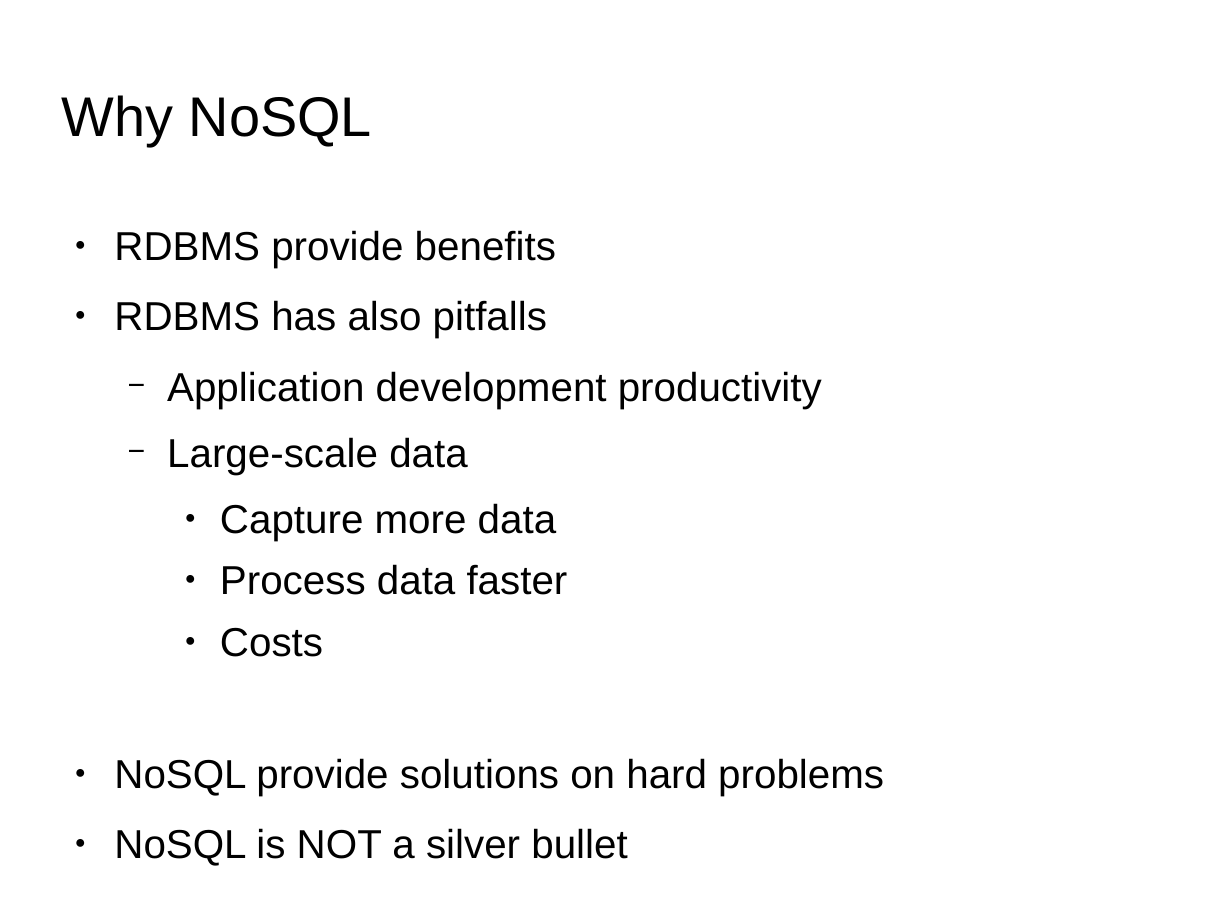
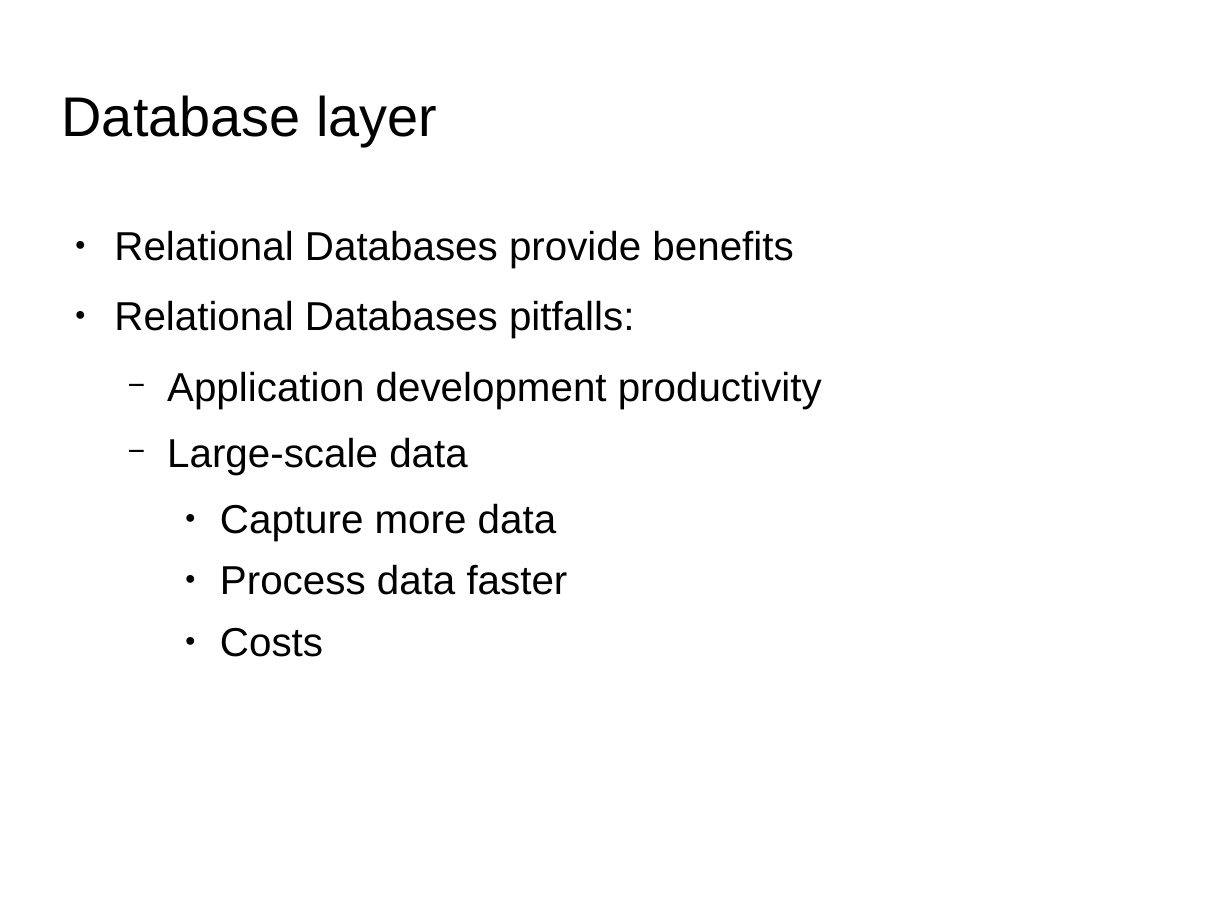
Before and after one commit to qiozas/Documents, a slide deck: slide 7 of fosscomm-2016/Big Data Streaming - FOSSCOMM 2016.odp. Drawn at 1232x924 pixels with LibreOffice and Linux fonts; fonts in the diff are those of the drawing; background and template pictures are left out. Boxes give left, top, right and bottom in pixels: in the first picture for what was removed or moved away, otherwise in the second. Text is boxed around its words. In the diff, an @@ line names an element or a change of style, - is before the commit and + after.

Commit message:
Update presentation

```diff
--- a/fosscomm-2016/Big Data Streaming - FOSSCOMM 2016.odp
+++ b/fosscomm-2016/Big Data Streaming - FOSSCOMM 2016.odp
@@ title at (62, 95, 437, 146): text changed @@
-Why NoSQL
+Database layer
@@ text at (114, 230, 793, 338): text changed @@
-● RDBMS provide benefits
-● RDBMS has also pitfalls
+● Relational Databases provide benefits
+● Relational Databases pitfalls:
@@ text at (114, 758, 884, 866): paragraphs removed @@
-● NoSQL provide solutions on hard problems
-● NoSQL is NOT a silver bullet
```
Also in this commit, not shown: 10 other slides changed, 1 slide added.
